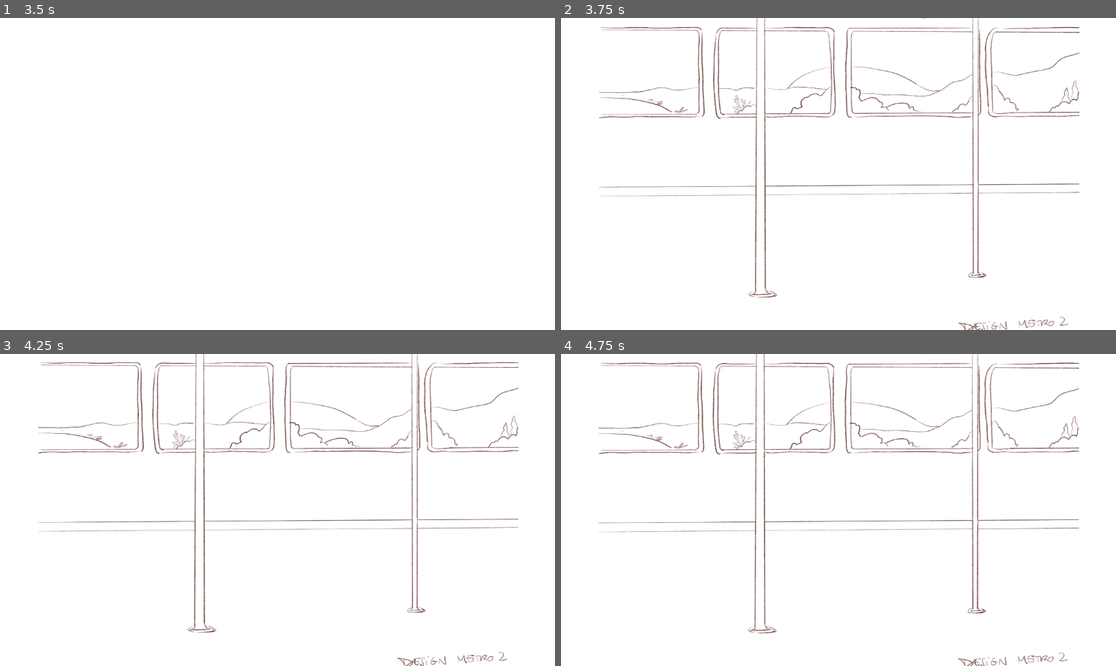
Above: before the commit, frames 1-4 (two rows, left to right).
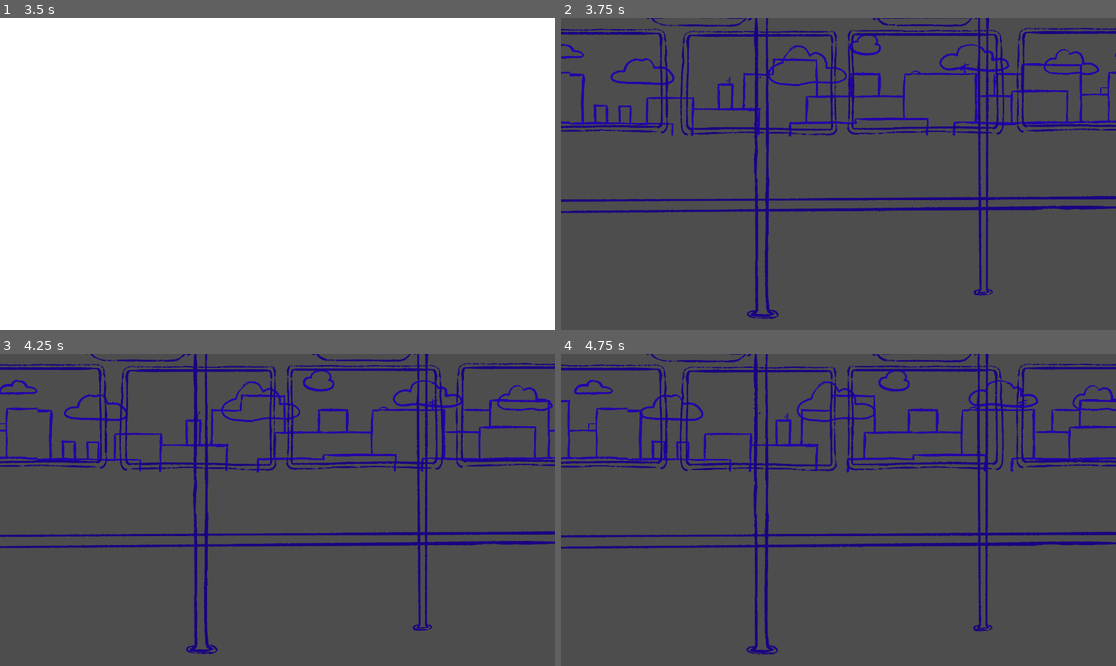
Above: after the commit, the same moments.

Repository: ohmlet-studio/ABugsLife
Game: Godot game, scene res://Scene/MainMenu.tscn
Same seed, same stepped clock (60 frames per second), same inputs: the game is played once before the commit and once after it.
Inputs (mouse positions are in pixels of both pictures, inside the frame that each line leads up to):
- Up to frame 1 (3.5 s): click "Start Game" at 0.5 s; move the mouse to (399, 158) at 1.27 s; click (399, 158) at 1.42 s; drag from (166, 189) to (249, 236) at 2.02 s; tap Enter at 2.75 s; move the mouse to (333, 105) at 2.77 s; click (333, 105) at 2.92 s
- Up to frame 2 (3.75 s): tap Space at 3.5 s; drag from (810, 236) to (672, 127) at 3.52 s
- Up to frame 3 (4.25 s): no input
- Up to frame 4 (4.75 s): move the mouse to (1005, 556) at 4.27 s; click (1005, 556) at 4.42 s

Frame 1 is identical in both runs. In frame 2, 100% of the frame differs, in the area x 0-100%, y 0-100%; in frame 3, 100%; in frame 4, 100%.

Commit message:
added paralax bkg

Diff:
--- a/Scene/MainMenu.tscn
+++ b/Scene/MainMenu.tscn
@@ -201,15 +201,6 @@
 grow_horizontal = 2
 grow_vertical = 2
 
-[node name="_DEBUG_BACKGROUND" type="ColorRect" parent="Control"]
-visible = false
-layout_mode = 0
-offset_left = -164.0
-offset_top = -202.0
-offset_right = -120.0
-offset_bottom = -135.0
-scale = Vector2(32.2528, 14.9475)
-
 [node name="Background" type="Panel" parent="Control"]
 layout_mode = 1
 anchors_preset = 15
--- a/Scene/tramScene.tscn
+++ b/Scene/tramScene.tscn
@@ -1,16 +1,20 @@
-[gd_scene load_steps=8 format=3 uid="uid://h6qs28nw2xu0"]
+[gd_scene load_steps=12 format=3 uid="uid://h6qs28nw2xu0"]
 
-[ext_resource type="Texture2D" uid="uid://dr13ctxcwfav2" path="res://Assets/metro.jpg" id="1_67yrw"]
 [ext_resource type="Script" uid="uid://b7bwv7hvwye3y" path="res://Scripts/tram_scene.gd" id="1_e6itl"]
+[ext_resource type="Texture2D" uid="uid://mbwyt6vg5jqk" path="res://Assets/tram/buildings.png" id="2_cp53u"]
+[ext_resource type="Script" uid="uid://2nrcube3fr7q" path="res://Scripts/Tram/parallax_background.gd" id="2_lrxl7"]
 [ext_resource type="Script" uid="uid://wusueic5wnd8" path="res://Scripts/Tram/interactions.gd" id="3_1s6la"]
+[ext_resource type="Texture2D" uid="uid://db4roper0d7la" path="res://Assets/tram/clouds.png" id="3_lrxl7"]
+[ext_resource type="Texture2D" uid="uid://fwuonu31cthp" path="res://Assets/tram/tram_inside.png" id="4_4l2dy"]
 [ext_resource type="PackedScene" uid="uid://c1oq7xevew5jw" path="res://Scene/Tram/PhonePopup.tscn" id="4_xjeqg"]
+[ext_resource type="Texture2D" uid="uid://b7keennn0oycx" path="res://Assets/tram/windows.png" id="5_1nf23"]
 
 [sub_resource type="Animation" id="Animation_xjeqg"]
 length = 0.001
 tracks/0/type = "value"
 tracks/0/imported = false
 tracks/0/enabled = true
-tracks/0/path = NodePath("..:position")
+tracks/0/path = NodePath(".:position")
 tracks/0/interp = 1
 tracks/0/loop_wrap = true
 tracks/0/keys = {
@@ -27,7 +31,7 @@
 tracks/0/type = "value"
 tracks/0/imported = false
 tracks/0/enabled = true
-tracks/0/path = NodePath("..:position")
+tracks/0/path = NodePath(".:position")
 tracks/0/interp = 1
 tracks/0/loop_wrap = true
 tracks/0/keys = {
@@ -46,25 +50,52 @@
 [node name="TramScene" type="Node2D"]
 script = ExtResource("1_e6itl")
 
-[node name="TramInterior" type="Node2D" parent="."]
-
-[node name="_DEBUG_BACKGROUND" type="ColorRect" parent="TramInterior"]
+[node name="_DEBUG_BACKGROUND" type="ColorRect" parent="."]
+visible = false
 offset_left = -164.0
 offset_top = -202.0
 offset_right = -120.0
 offset_bottom = -135.0
 scale = Vector2(32.2528, 14.9475)
 
-[node name="Decor" type="TextureRect" parent="TramInterior"]
-offset_left = 79.0
-offset_top = -22.0
-offset_right = 3587.0
-offset_bottom = 2458.0
-scale = Vector2(0.284057, 0.279143)
-texture = ExtResource("1_67yrw")
+[node name="TramExterior" type="Node2D" parent="."]
+
+[node name="ParallaxBackground" type="ParallaxBackground" parent="TramExterior"]
+script = ExtResource("2_lrxl7")
+
+[node name="ParallaxLayer2" type="ParallaxLayer" parent="TramExterior/ParallaxBackground"]
+motion_scale = Vector2(1, 0)
+motion_mirroring = Vector2(1183, 0)
+
+[node name="Clouds" type="Sprite2D" parent="TramExterior/ParallaxBackground/ParallaxLayer2"]
+scale = Vector2(0.462219, 0.462219)
+texture = ExtResource("3_lrxl7")
+centered = false
+
+[node name="ParallaxLayer" type="ParallaxLayer" parent="TramExterior/ParallaxBackground"]
+motion_scale = Vector2(2, 0)
+motion_mirroring = Vector2(1183, 0)
+
+[node name="Buildings" type="Sprite2D" parent="TramExterior/ParallaxBackground/ParallaxLayer"]
+scale = Vector2(0.462219, 0.462219)
+texture = ExtResource("2_cp53u")
+centered = false
+
+[node name="TramInterior" type="Node2D" parent="."]
+
+[node name="TramInside2" type="Sprite2D" parent="TramInterior"]
+position = Vector2(-27, -15)
+scale = Vector2(0.470392, 0.470392)
+texture = ExtResource("4_4l2dy")
+centered = false
+
+[node name="Windows" type="Sprite2D" parent="TramInterior"]
+position = Vector2(-27, -15)
+scale = Vector2(0.470392, 0.470392)
+texture = ExtResource("5_1nf23")
+centered = false
 
 [node name="AnimationPlayer" type="AnimationPlayer" parent="TramInterior"]
-root_node = NodePath("../Decor")
 libraries = {
 &"": SubResource("AnimationLibrary_1s6la")
 }
--- /dev/null
+++ b/Scripts/Tram/parallax_background.gd
@@ -0,0 +1,6 @@
+extends ParallaxBackground
+
+@export var scroll_speed = 1
+
+func _process(delta: float) -> void:
+	self.scroll_offset.x += scroll_speed
Not shown, added: Assets/tram/Illustration_sans_titre-5.png.import
Binary file added: Assets/tram/buildings.png
Not shown, added: Assets/tram/buildings.png.import
Binary file added: Assets/tram/clouds.png
Not shown, added: Assets/tram/clouds.png.import
Not shown, added: Assets/tram/fenetres.png.import
Binary file added: Assets/tram/tram_inside.png
Not shown, added: Assets/tram/tram_inside.png.import
Binary file added: Assets/tram/windows.png
Not shown, added: Assets/tram/windows.png.import
Not shown, added: Scripts/Tram/parallax_background.gd.uid
